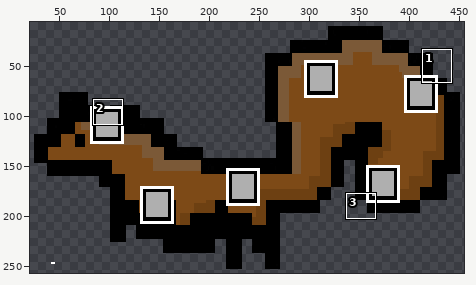
One commit to this pixel-art file: sqrlart/shopart/Sprite-shop.aseprite. The picture above shows the old version from afar; the outline marks the close-up.
Close-up. First the earlier version:
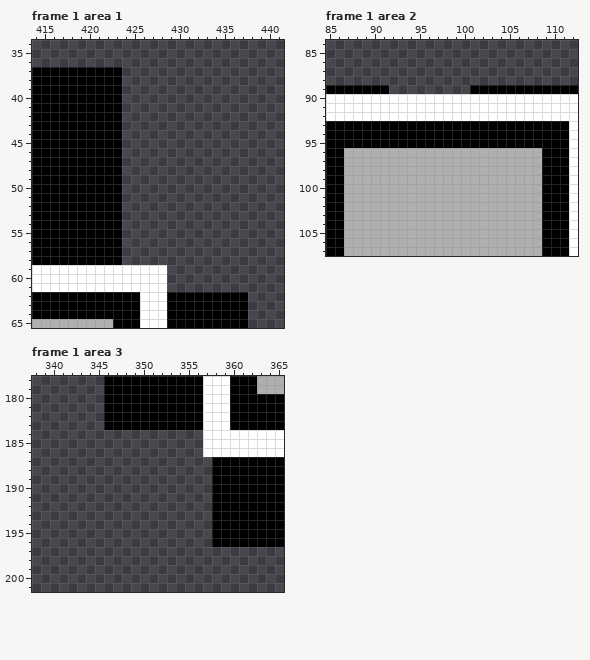
480x270 pixels, 1 frame. Colours within 5 levels of each other are drawn and written as one. Shown: frame 1 area 1: x 414..441, y 34..65; frame 1 area 2: x 85..112, y 84..107; frame 1 area 3: x 338..365, y 178..201. The wide view leaves out empty margins. The commit also changed other frames or places, which this record leaves out.
After the commit:
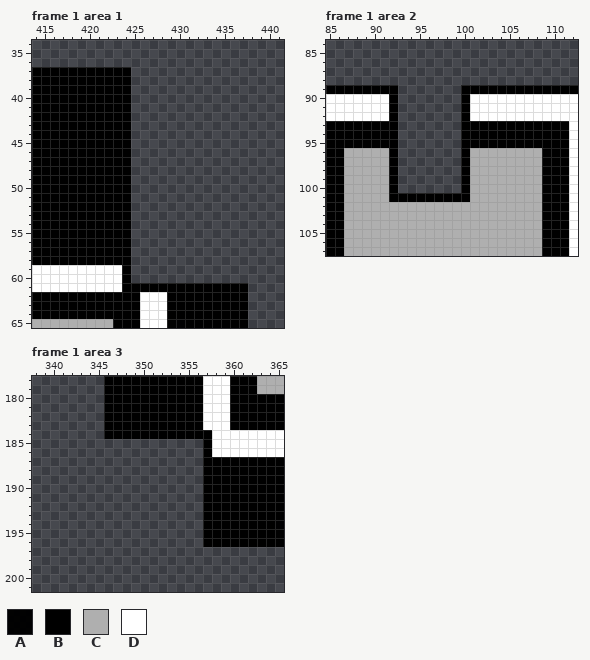
Palette (. is transparent): A #000000f9  B #000000  C #afafaf  D #ffffff
Commit message: made small animation for the shop
Diff:
Frame 1 area 1, layer "Layer 2":
y 37..58: x 424 . -> B
y 59..60: x 424..428 DDDDD -> B....
y 61: x 424..437 DDDDD......... -> BBBBBBBBBBBBBB
Frame 1 area 2, layer "Layer 2":
y 89: x 92 . -> B; x 100 . -> B
y 90..92: x 92..100 DDDDDDDDD -> B.......B
y 93..95: x 93..99 BBBBBBB -> .......
y 96..100: x 92..100 CCCCCCCCC -> B.......B
y 101: x 92..100 CCCCCCCCC -> BBBBBBBBB
Frame 1 area 3, layer "Layer 2":
y 184: x 346..357 ...........D -> BBBBBBBBBBBB
y 185..186: x 357 D -> B
y 187..196: x 357 . -> B
